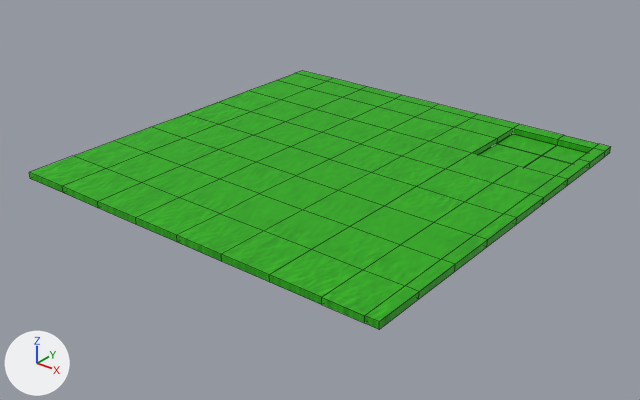
Before and after pictures for a commit that changed the OBJ model GawkyAdventures/Models/Ground.obj.
One viewpoint serves both versions: a 50 mm camera at (31.9, -40.8, 22.2) aimed at (0.2, -1.2, -2.4). Lighting does not change. The marker at lower left points along +X, +Y and +Z. Mesh edges are drawn as thin lines. Where no turn or scale is listed for an object, it has been applied to the vertices.

The first picture shows 'ground.001_Cube.002'.
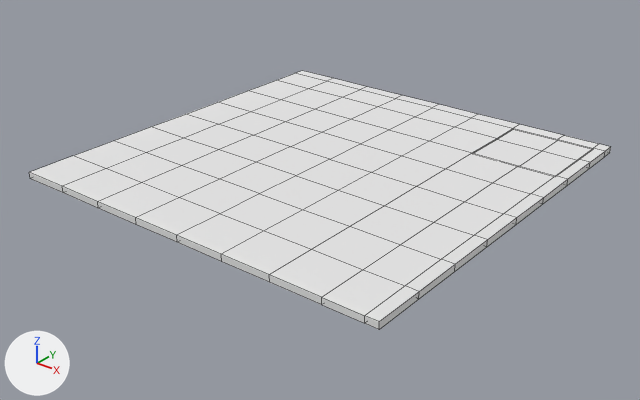
The newer file is also turned or shifted as a whole; pictures and numbers use the older file's frame.

Boxes (x1, y1, x2, y2) around the edits, measured in the pictures (640 x 400 px; the box of a moved part takes in the faces that stretch with it):
part 1 of me_ground_001_cube_002, moved or reshaped: (29, 128, 611, 329) in both
part 2 of me_ground_001_cube_002, recoloured (green to white): (29, 71, 610, 322) in both

The change, as a diff of the scene's bpy script:
```diff
--- a/GawkyAdventures/Models/Ground.obj.py
+++ b/GawkyAdventures/Models/Ground.obj.py
@@ mat_material_001 @@
+mat_material_001 = principled_material('Material.001')
+mat_material_001.base_color = (0.8, 0.8, 0.8)  # white #e7e7e7
+mat_material_001.roughness = 1.0
@@ me_ground_001_cube_002 @@
 # used by ob_ground_001_cube_002; location = (0.0, 0.0, 0.0)
-me_ground_001_cube_002.from_pydata(...)  # 208 vertices, 206 faces; spans x -13.1..13.1, y -13.1..13.1, z -0.4..0.0
+me_ground_001_cube_002.from_pydata(...)  # 244 vertices, 206 faces; spans x -13.1..13.1, y -13.1..13.1, z -0.4..0.0
+# me_ground_001_cube_002 part 1
+# 36 faces are deleted
+# 9 vertices in x 6.6..12.3, y 6.6..12.1, z -0.4 move by (0.0, 0.0, 0.3)
+# 36 new vertices lie (0.0, 0.0, -0.4) away from vertices in x -13.1..13.1, y -13.1..13.1, z 0.0
+# 36 new faces join them
+# me_ground_001_cube_002 part 2: 170 faces spanning x -13.1..13.1, y -13.1..13.1, z -0.4..0.0 switch from mat_material (picture img_simpletexture_png) to mat_material_001 (white #e7e7e7)
```
